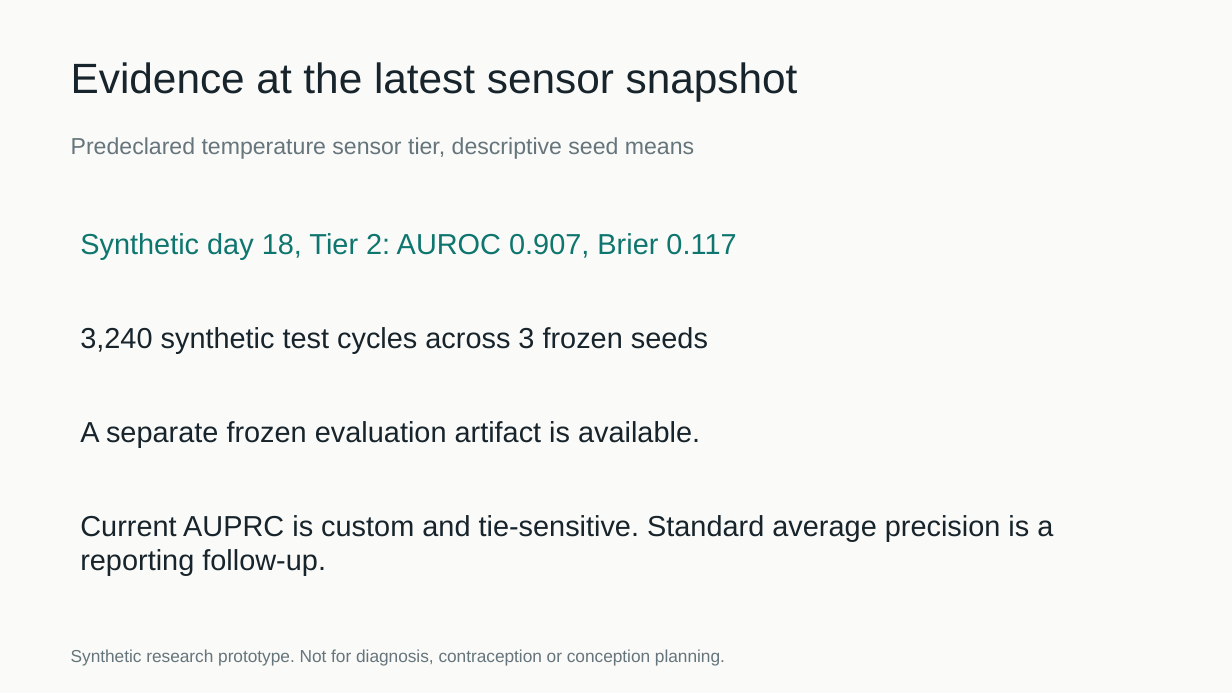
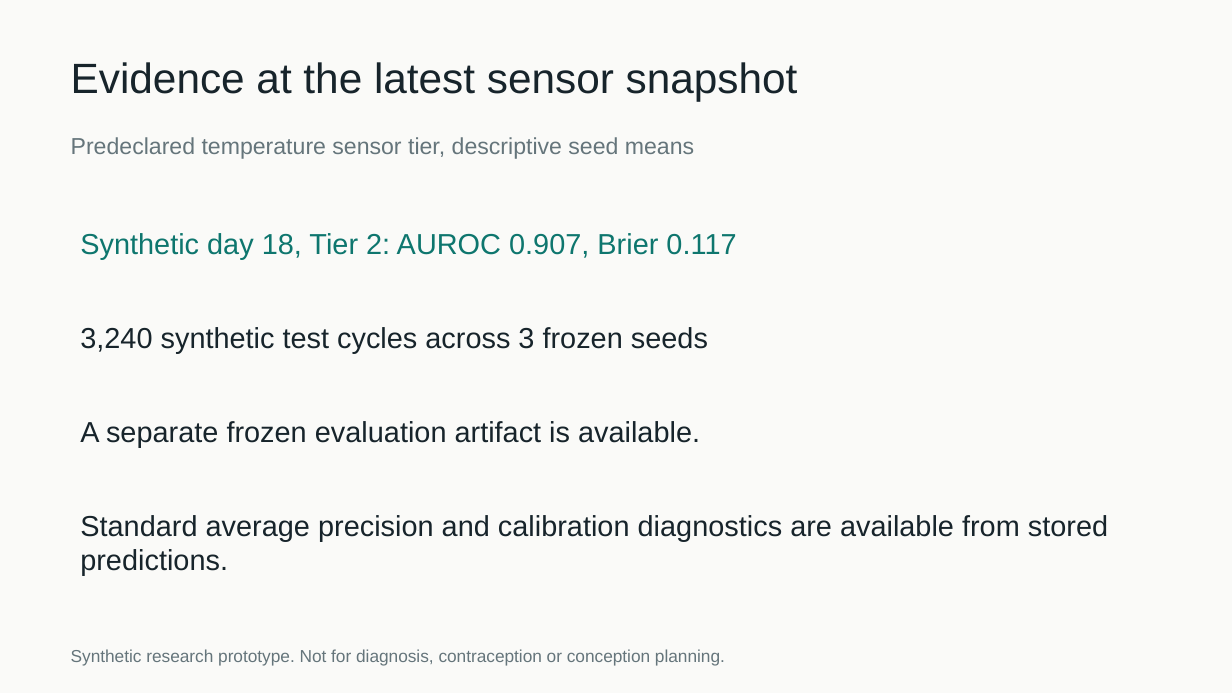
Before and after one commit to kushagragupta2005/CycleTwin_VIT, a slide deck: slide 13 of deliverables/CycleTwin_pitch_deck.pptx. Drawn at 1232x693 pixels with LibreOffice and Linux fonts; fonts in the diff are those of the drawing. Boxes give left, top, right and bottom in pixels: in the first picture for what was removed or moved away, otherwise in the second. Text is boxed around its words. In the diff, an @@ line names an element or a change of style, - is before the commit and + after.

Commit message:
Add frozen calibration and subgroup reporting (B2)

```diff
--- a/deliverables/CycleTwin_pitch_deck.pptx
+++ b/deliverables/CycleTwin_pitch_deck.pptx
@@ text at (80,515,1108,576): text changed @@
-Current AUPRC is custom and tie-sensitive. Standard average precision is a reporting follow-up.
+Standard average precision and calibration diagnostics are available from stored predictions.
```
Also in this commit, not shown: 24 other files.
